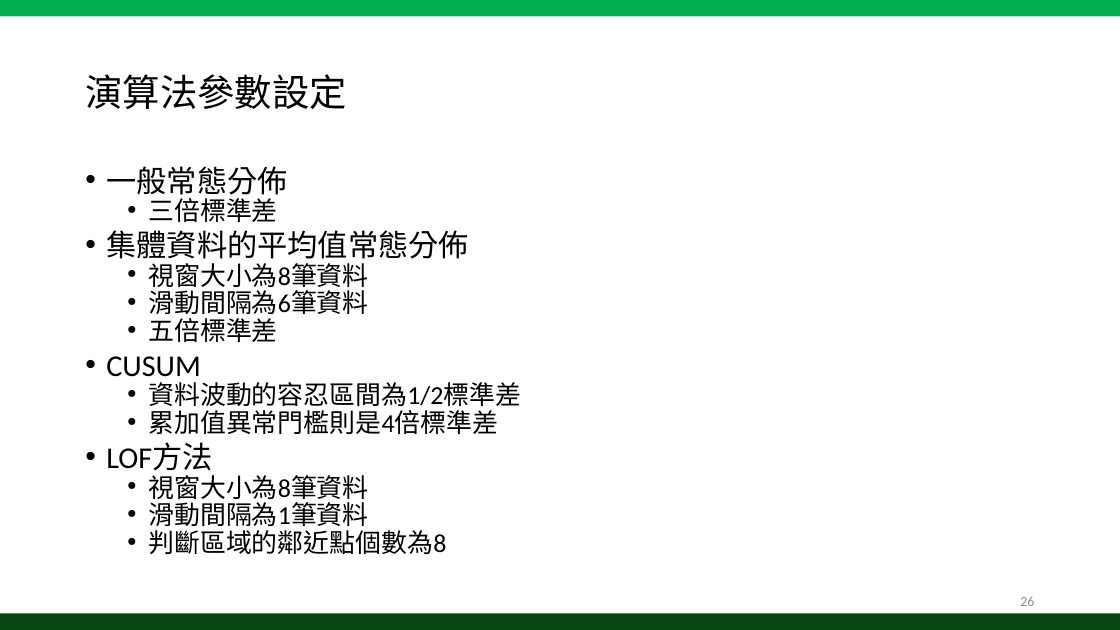
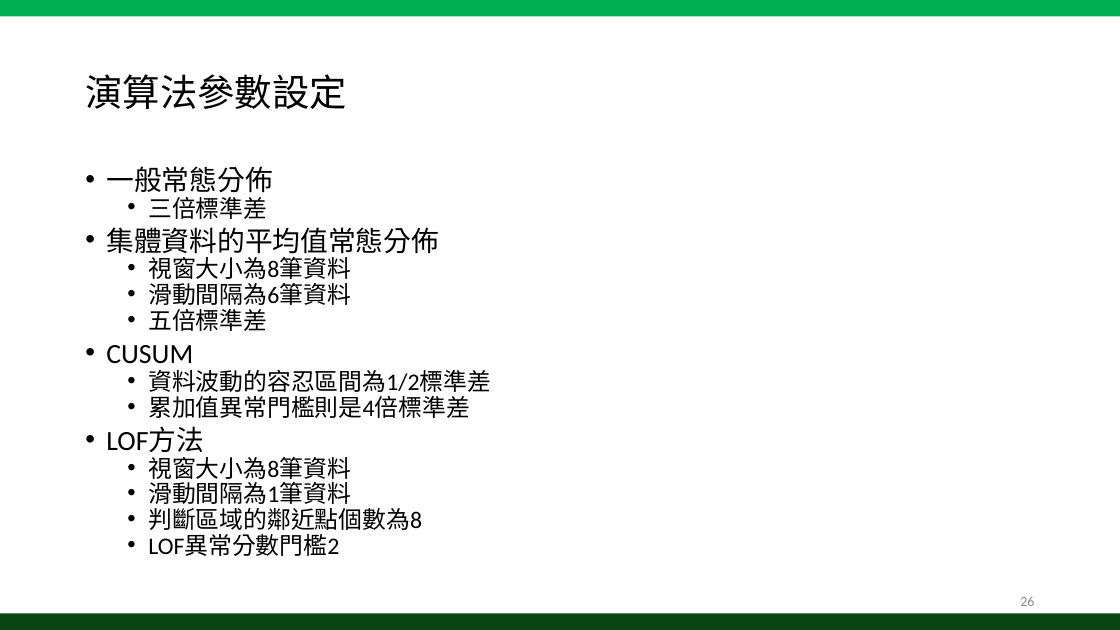
Before and after one commit to tedrong/Paper, a slide deck: slide 26 of Anomaly Detection and Event Alert System for IOT Integrated Management Platform.pptx. Drawn at 1120x630 pixels with LibreOffice and Linux fonts; fonts in the diff are those of the drawing. Boxes give left, top, right and bottom in pixels: in the first picture for what was removed or moved away, otherwise in the second. Text is boxed around its words. In the diff, an @@ line names an element or a change of style, - is before the commit and + after.

```diff
--- a/Anomaly Detection and Event Alert System for IOT Integrated Management Platform.pptx
+++ b/Anomaly Detection and Event Alert System for IOT Integrated Management Platform.pptx
@@ text at (106,166,491,530): size 25.9 to 23.8 pt in "一般常態分佈", "集體資料的平均值常態分佈", "CUSUM", "LOF方法"; size 22.2 to 20.4 pt in "三倍標準差", "視窗大小為8筆資料", "滑動間隔為6筆資料", "五倍標準差" and 5 more places @@
@@ text at (148,534,339,556): paragraph added @@
+  • LOF異常分數門檻2
```
Also in this commit, not shown: 2 other slides changed.
